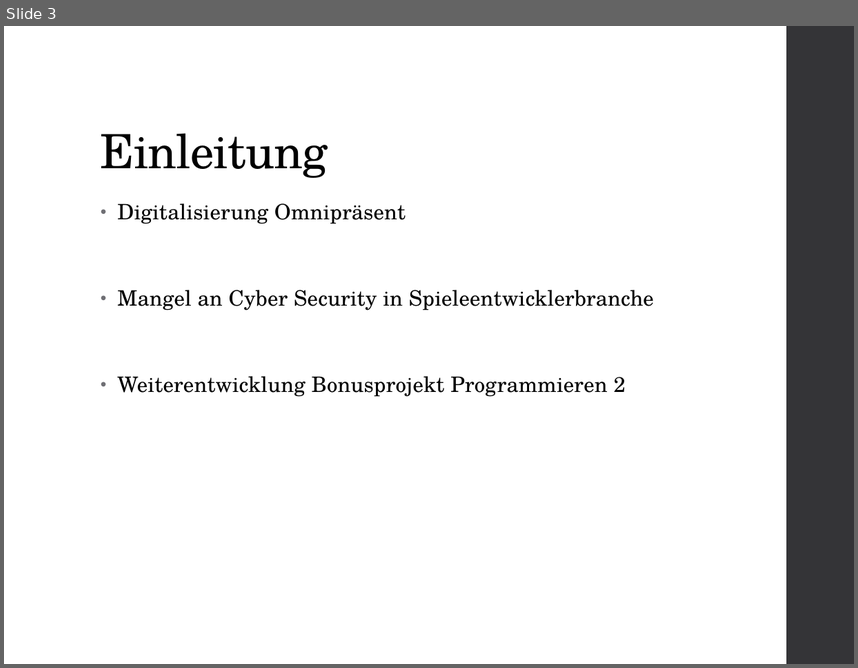
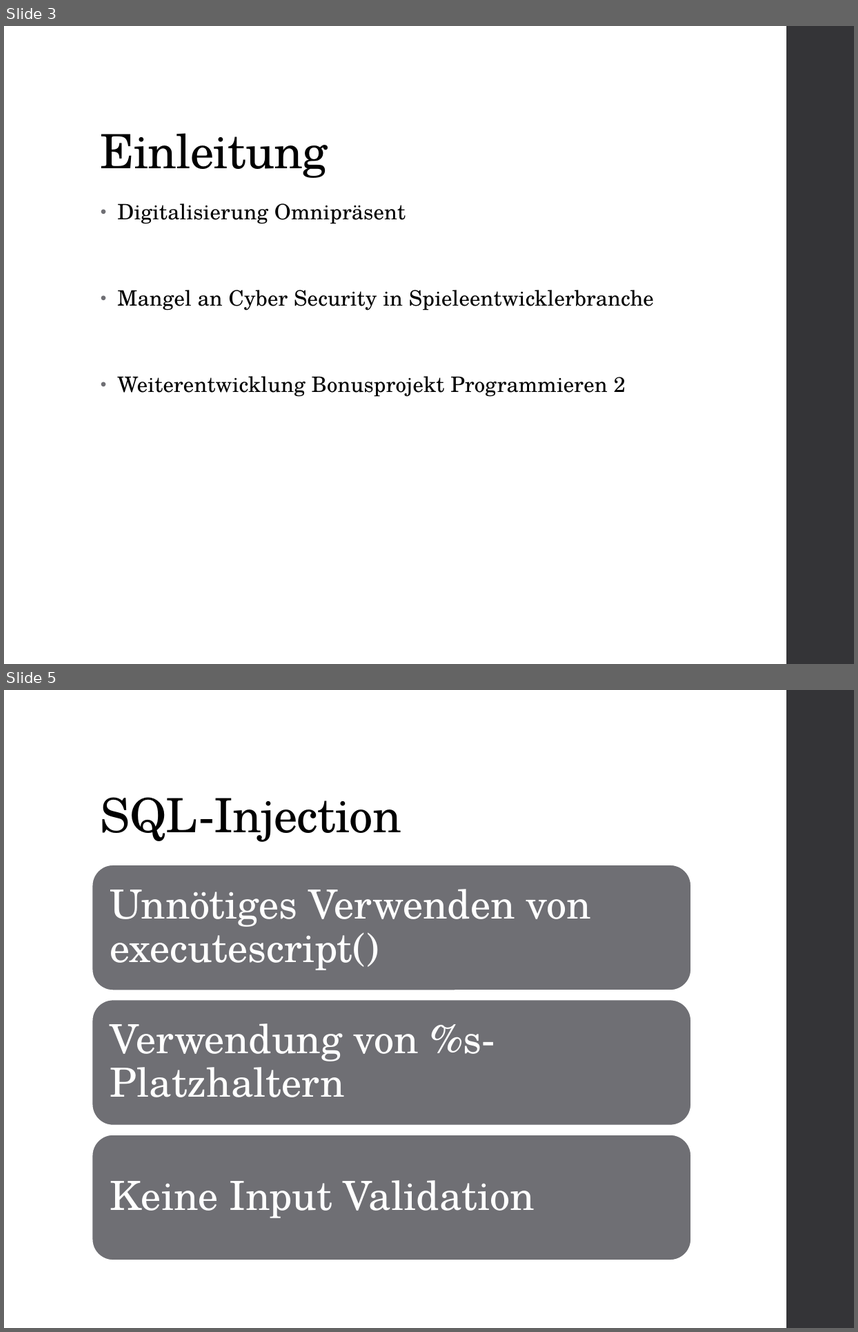
Before and after one commit to hagengruber/chess_server_strong, a slide deck: Chess Server.pptx. Shown one above the other, each under a label of ours: slide 3 before the commit, slides 3 and 5 after it; the slides between them are not shown. The pictures are 858x668 and 858x1332 pixels, drawn with LibreOffice and Linux fonts; fonts in the diff are those of the drawing. Boxes give left, top, right and bottom in pixels: in the first picture for what was removed or moved away, otherwise in the second. Text is boxed around its words. In the diff, an @@ line names an element or a change of style, - is before the commit and + after.

```diff
--- a/Chess Server.pptx
+++ b/Chess Server.pptx
@@ slide 5 added at [4, 690, 854, 1328], background #FFFFFF; not listed: 1 template element that a slide beside it also shows @@
@@ title added at [101, 797, 401, 842], 40 pt, text #000000 @@
+SQL-Injection
@@ group added at [92, 865, 691, 1261]: 3 rounded rectangles, 3 texts @@
+Unnötiges Verwenden von executescript()
+Verwendung von %s-Platzhaltern
+Keine Input Validation
```
Also in this commit, not shown: 5 other slides added, 4 slides removed.
